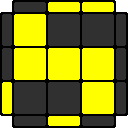
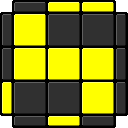
Revision of a layered (128, 128) image; what changed, layer by layer:
painted on "color" over (2, 2, 126, 126)
